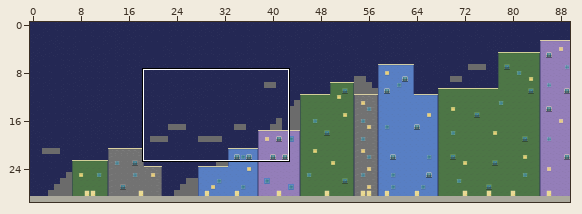
Tiled map (JSON): assets/maps/BBlvl1.json. The picture above shows the old version from afar; the outline marks the close-up.
Close-up. Before the commit:
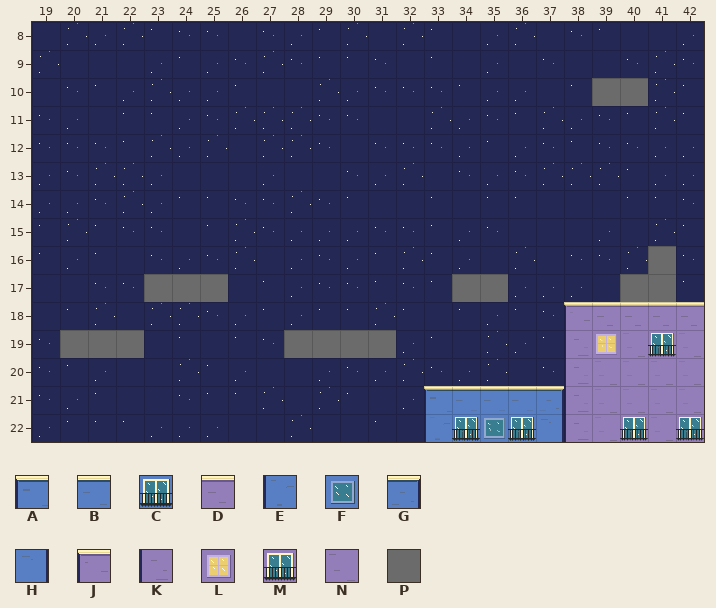
Cells are 32x32 px. Shown: x 19..42, y 8..22. The commit also changed other parts of the map, which this record leaves out.
Key: from "new-city": A 0, B 1, C 2, D 3, E 7, F 8, G 9, H 16, J 22, K 23, L 24, M 28, N 29, P 45.
_ is an empty cell.
Layers that did not change in this view are not listed.
Layer "platforms" before, first column x 19:
 8 ________________________
 9 ________________________
10 ____________________PP__
11 ________________________
12 ________________________
13 ________________________
14 ________________________
15 ________________________
16 ______________________P_
17 ____PPP________PP____PP_
18 ___________________JDDDD
19 _PPP_____PPPP______KLNMN
20 ___________________KNNNN
21 ______________ABBBGKNNNN
22 ______________ECFCHKNMNM
Now the later version:
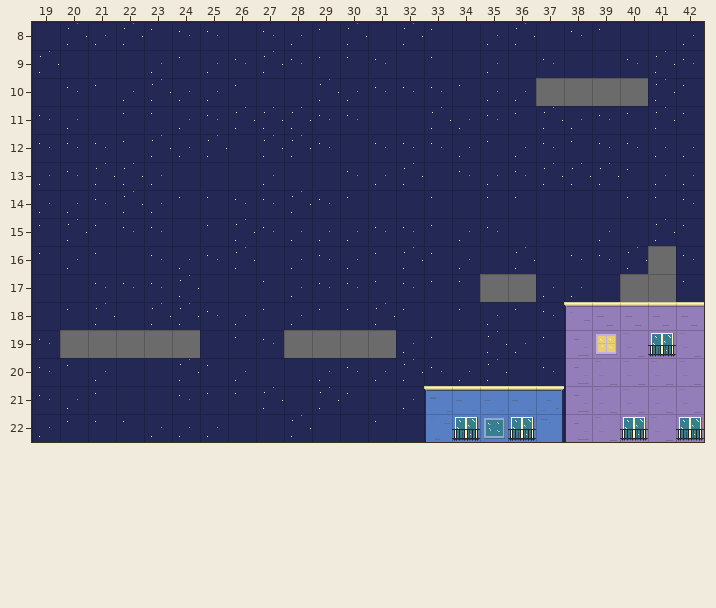
From old to new:
Changed rows in their new state; . is an unchanged cell.
Layer "platforms":
first column x 37:
10 PP
first column x 23:
17 ___........_.P
19 PP............
